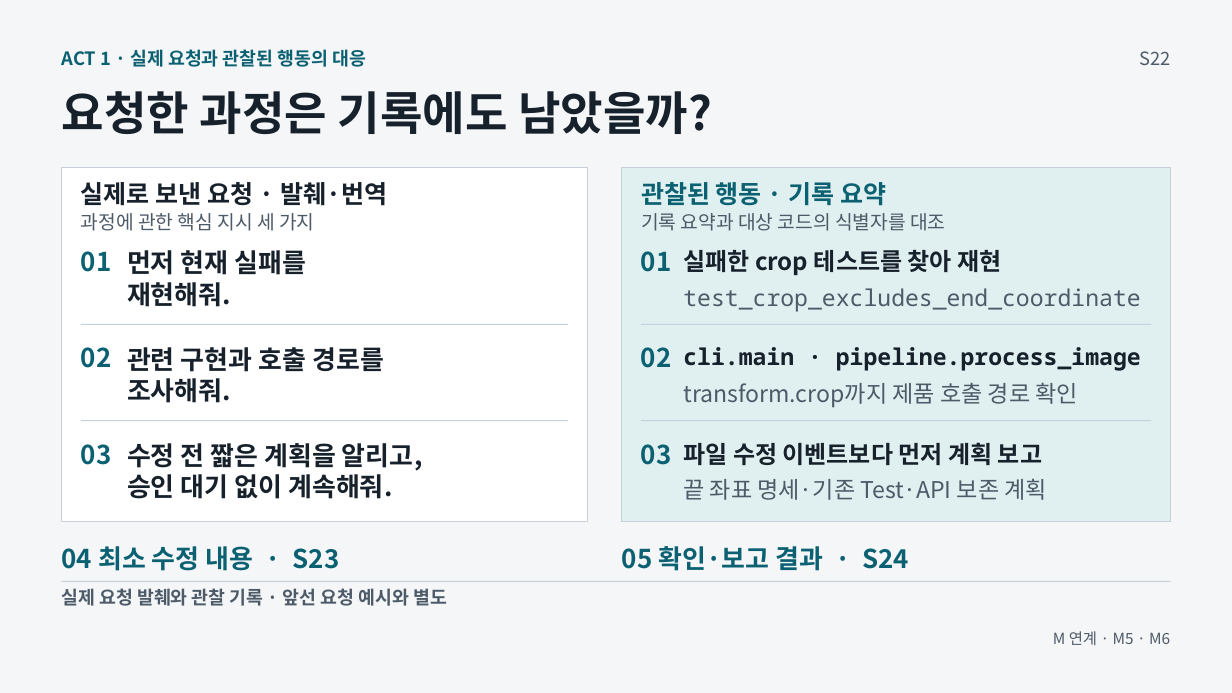
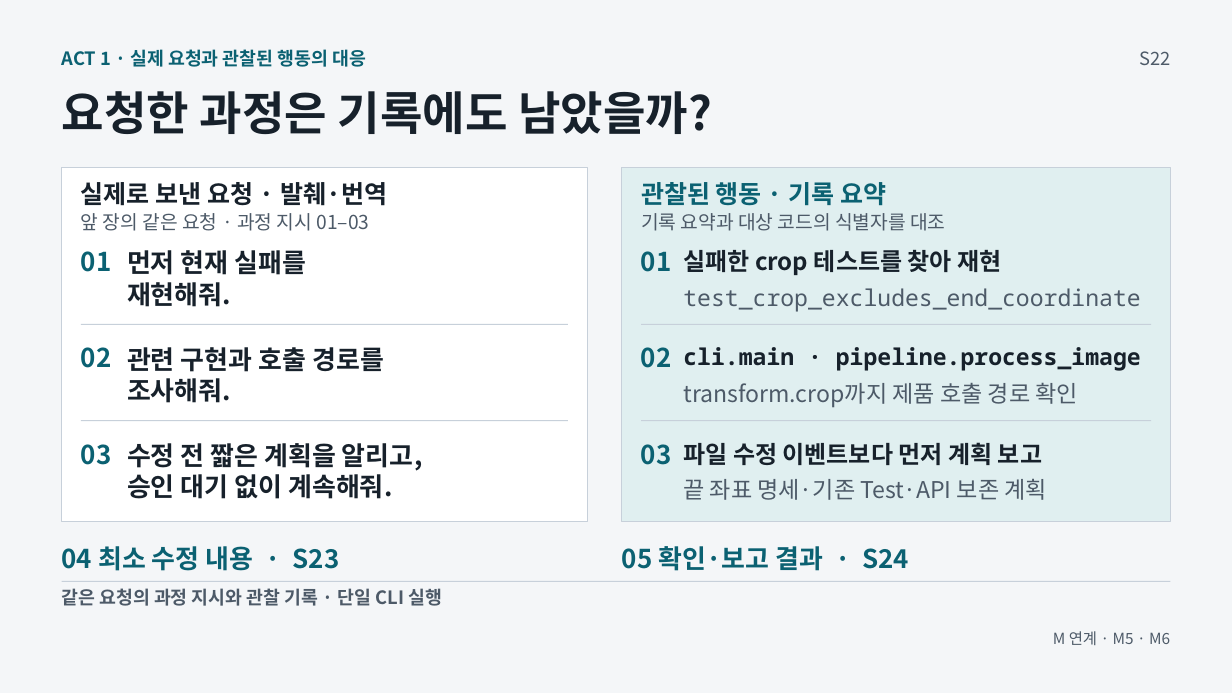
Before and after one commit to GideokKim/ai-dev-training, a slide deck: slide 22 of production/AI_Dev_Training_Full.pptx. Drawn at 1232x693 pixels with LibreOffice and Linux fonts; fonts in the diff are those of the drawing. Boxes give left, top, right and bottom in pixels: in the first picture for what was removed or moved away, otherwise in the second. Text is boxed around its words. In the diff, an @@ line names an element or a change of style, - is before the commit and + after.

```diff
--- a/production/AI_Dev_Training_Full.pptx
+++ b/production/AI_Dev_Training_Full.pptx
@@ text at [81, 213, 370, 231]: text changed @@
-과정에 관한 핵심 지시 세 가지
+앞 장의 같은 요청 · 과정 지시 01–03
@@ text at [62, 588, 442, 606]: text changed @@
-실제 요청 발췌와 관찰 기록 · 앞선 요청 예시와 별도
+같은 요청의 과정 지시와 관찰 기록 · 단일 CLI 실행
```
Also in this commit, not shown: 1 other slide changed, 45 other files.
